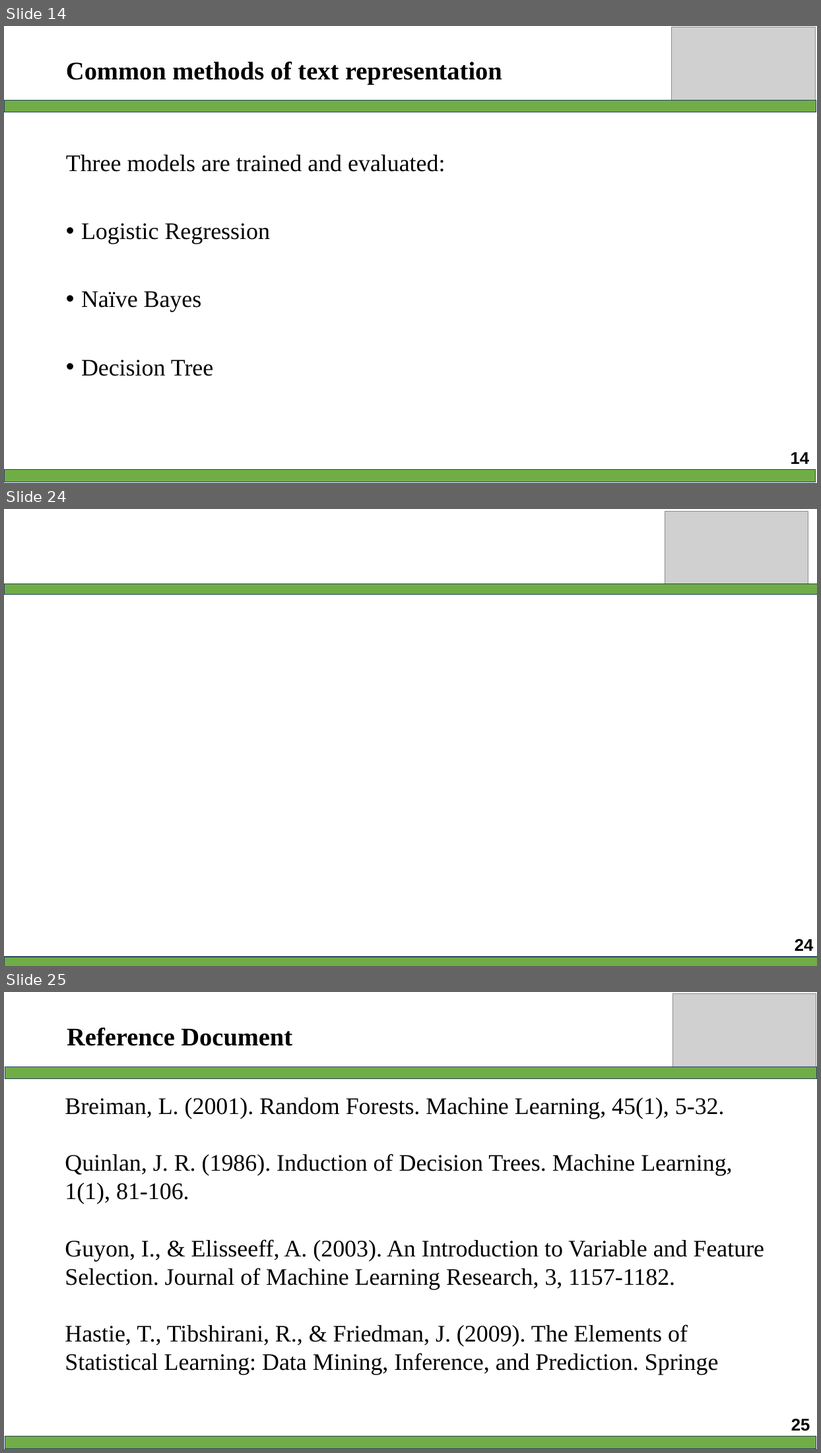
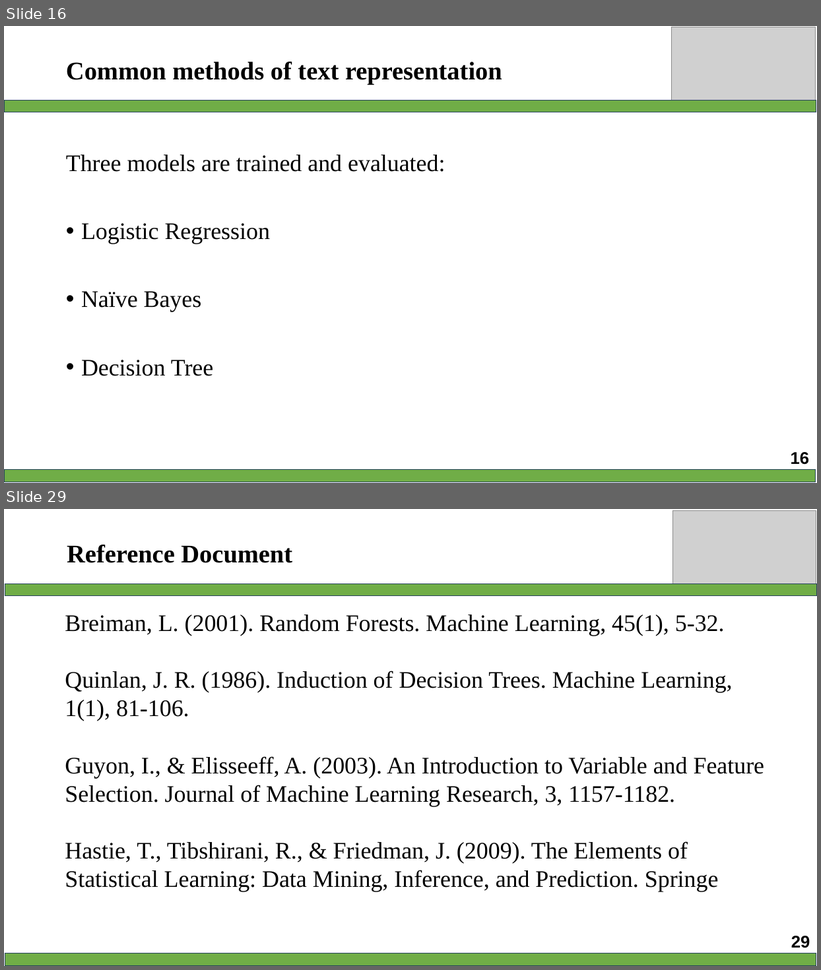
Before and after one commit to AmbiguousTimekeepr/midterm_NLP-with-RAG-, a slide deck: 522H0138_522H0092.pptx. Shown one above the other, each under a label of ours: slides 14, 24 and 25 before the commit, slides 16 and 29 after it; the slides between them are not shown. The pictures are 821x1453 and 821x970 pixels, drawn with LibreOffice and Linux fonts; fonts in the diff are those of the drawing; grey boxes stand for pictures. Boxes give left, top, right and bottom in pixels: in the first picture for what was removed or moved away, otherwise in the second. Text is boxed around its words. In the diff, an @@ line names an element or a change of style, - is before the commit and + after.

```diff
--- a/522H0138_522H0092.pptx
+++ b/522H0138_522H0092.pptx
@@ slide 24 removed at (4, 509, 817, 966), background #FFFFFF @@
@@ picture removed at (665, 511, 809, 584) @@
@@ rectangle removed at (4, 584, 817, 594) @@
@@ page number removed at (795, 939, 814, 951) @@
-24
@@ rectangle removed at (4, 957, 817, 966) @@
@@ what was slide 14 is now slide 16 @@
@@ page number at (791, 452, 810, 465): text changed @@
-14
+16
@@ what was slide 25 is now slide 29 @@
@@ page number at (791, 936, 811, 949): text changed @@
-25
+29
```
Also in this commit, not shown: 20 slides changed, 6 slides added, 1 other slide removed.
